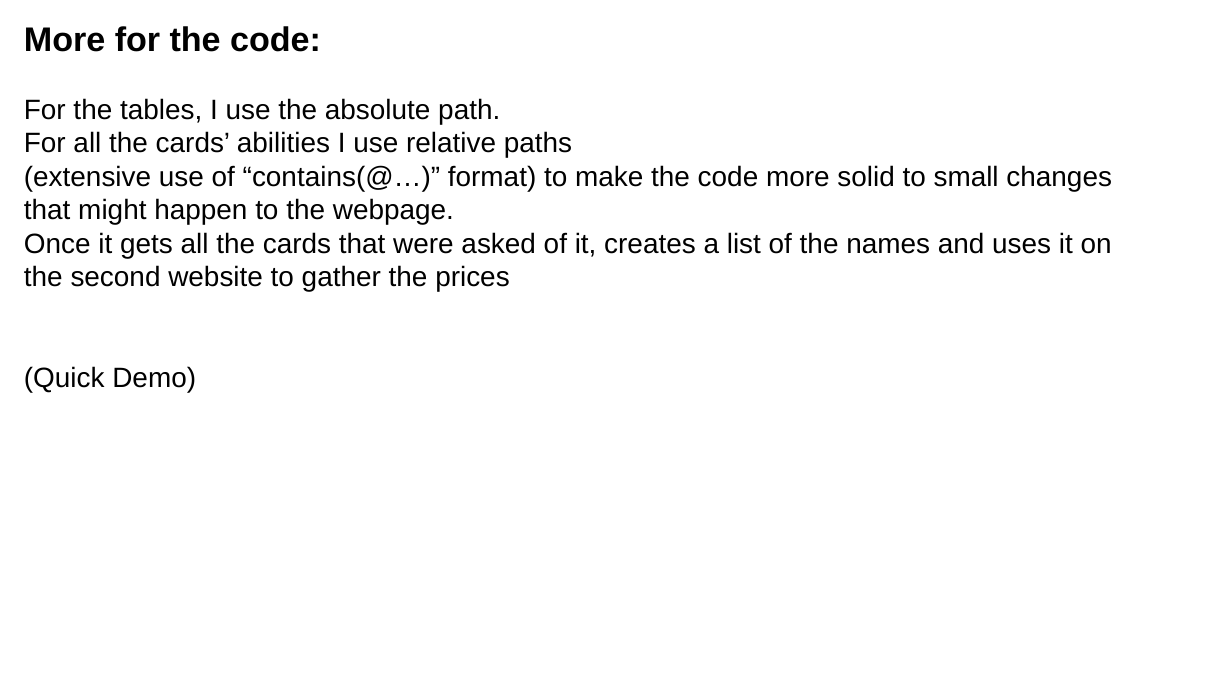
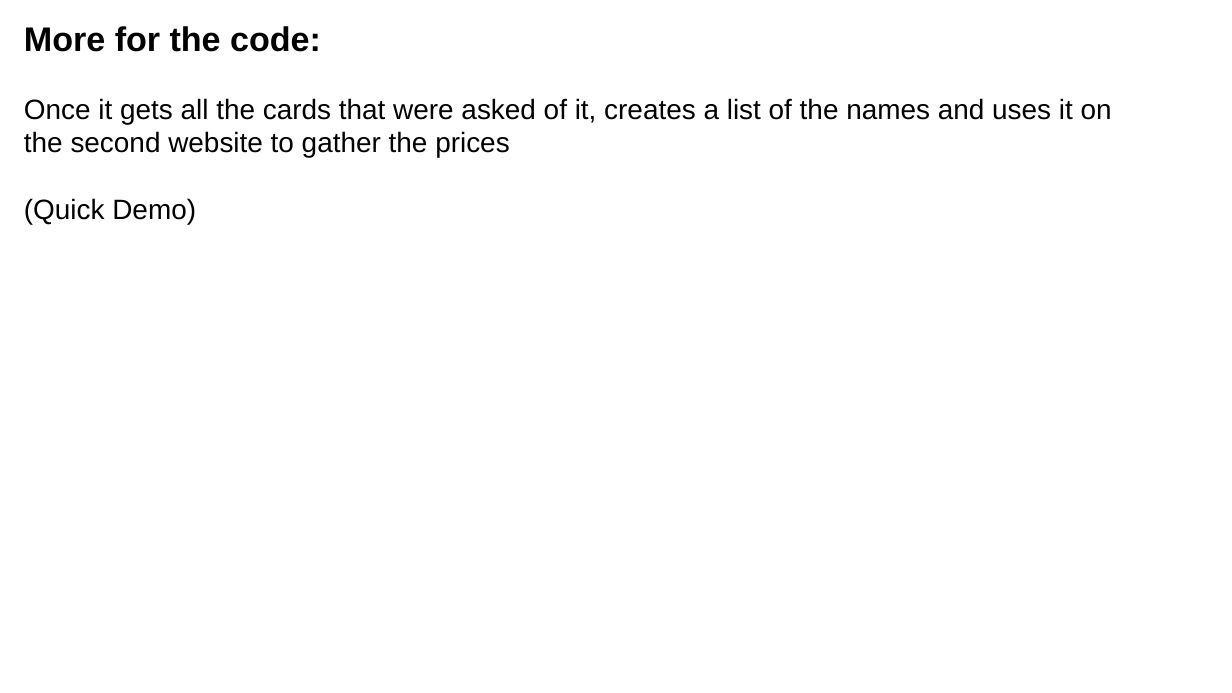
Before and after one commit to Spiros07/mtg_scraper, a slide deck: slide 5 of presentation.odp. Drawn at 1232x693 pixels with LibreOffice and Linux fonts; fonts in the diff are those of the drawing. Boxes give left, top, right and bottom in pixels: in the first picture for what was removed or moved away, otherwise in the second. Text is boxed around its words. In the diff, an @@ line names an element or a change of style, - is before the commit and + after.

```diff
--- a/presentation.odp
+++ b/presentation.odp
@@ text at [24, 98, 1112, 225]: paragraphs removed @@
-For the tables, I use the absolute path.
-For all the cards’ abilities I use relative paths
-(extensive use of “contains(@…)” format) to make the code more solid to small changes
-that might happen to the webpage.
```
Also in this commit, not shown: 2 other slides changed, 1 slide removed.
